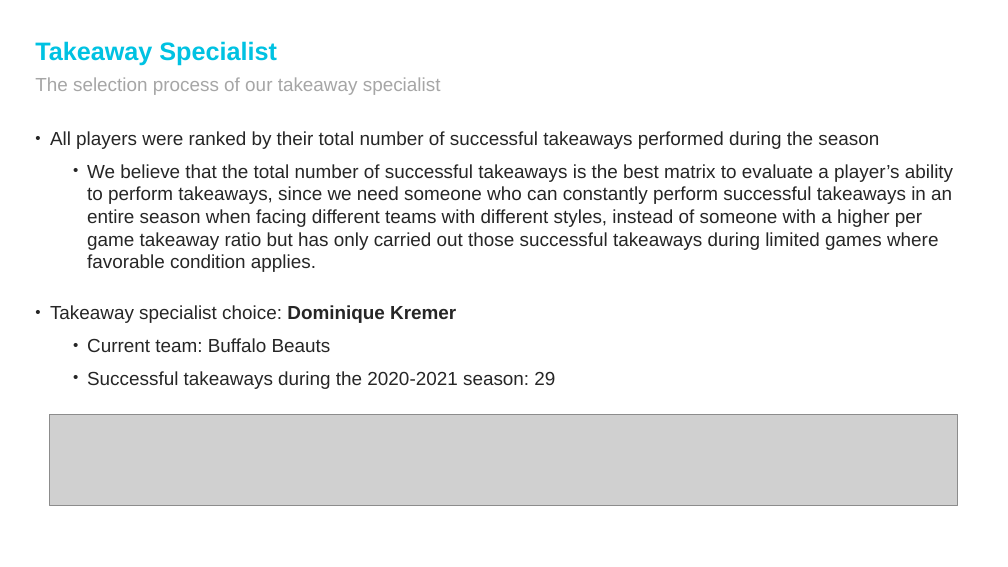
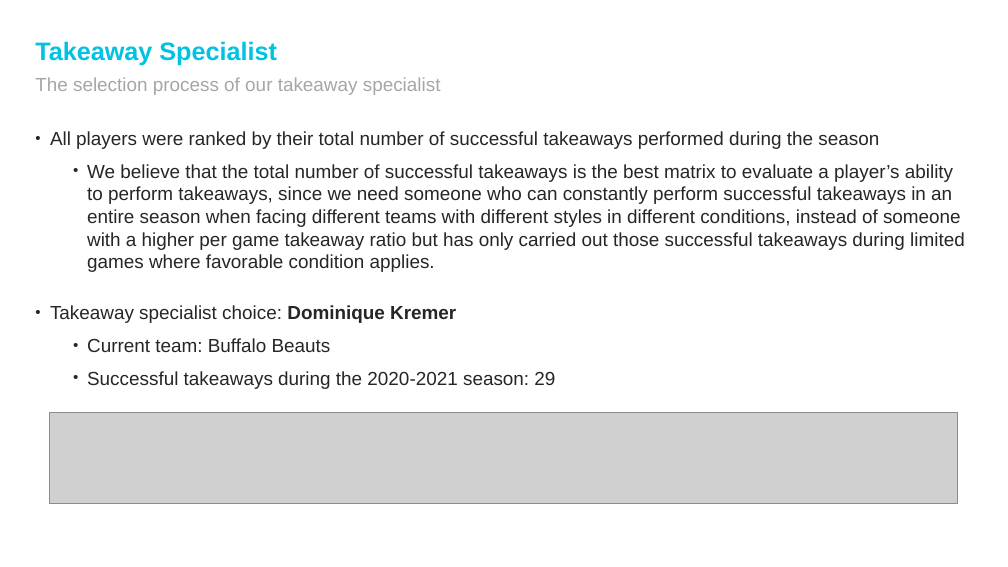
Before and after one commit to MapleKnightOfRiverwood/DataScienceProject_BestHockeyTeam, a slide deck: slide 1 of Datathon_Takeaway.pptx. Drawn at 1008x567 pixels with LibreOffice and Linux fonts; fonts in the diff are those of the drawing; grey boxes stand for pictures; background and template pictures are left out. Boxes give left, top, right and bottom in pixels: in the first picture for what was removed or moved away, otherwise in the second. Text is boxed around its words. In the diff, an @@ line names an element or a change of style, - is before the commit and + after.

Commit message:
Update Datathon_Takeaway.pptx
Typo fixed

```diff
--- a/Datathon_Takeaway.pptx
+++ b/Datathon_Takeaway.pptx
@@ text at box(87, 164, 965, 272): text changed @@
-  • We believe that the total number of successful takeaways is the best matrix to evaluate a player’s ability to perform takeaways, since we need someone who can constantly perform successful takeaways in an entire season when facing different teams with different styles, instead of someone with a higher per game takeaway ratio but has only carried out those successful takeaways during limited games where favorable condition applies.
+  • We believe that the total number of successful takeaways is the best matrix to evaluate a player’s ability to perform takeaways, since we need someone who can constantly perform successful takeaways in an entire season when facing different teams with different styles in different conditions, instead of someone with a higher per game takeaway ratio but has only carried out those successful takeaways during limited games where favorable condition applies.
```
